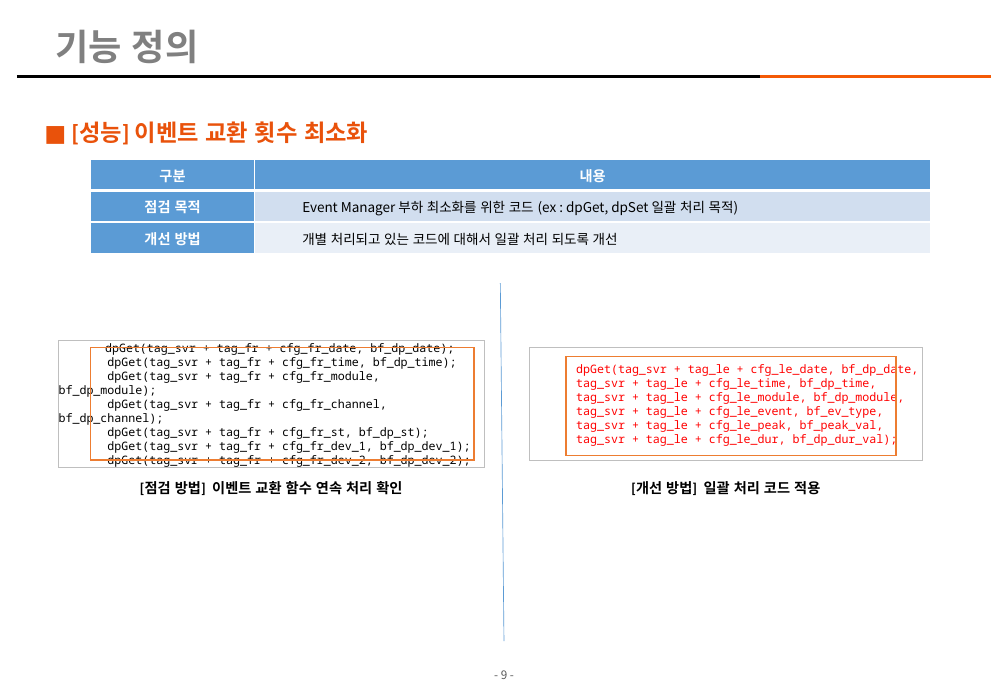
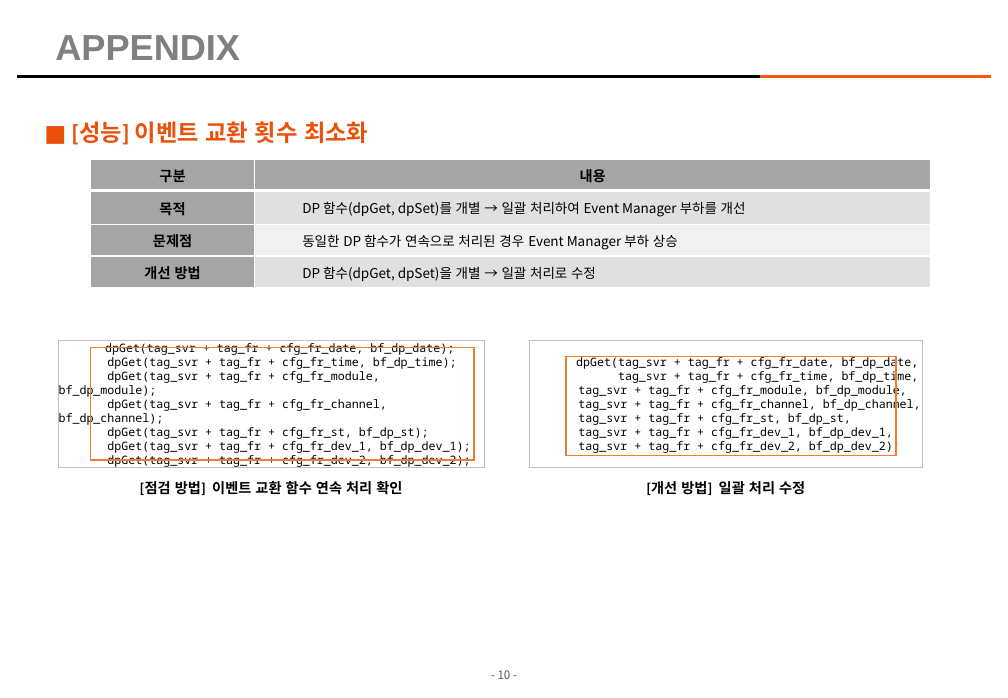
Before and after one commit to kimhopepa/PythonPjt, a slide deck: slide 10 of CodeReviewTool/doc/CodeReview_점검_Tool_매뉴얼.pptx (slide 9 before the commit). Drawn at 1008x698 pixels with LibreOffice and Linux fonts; fonts in the diff are those of the drawing; background and template pictures are left out. Boxes give left, top, right and bottom in pixels: in the first picture for what was removed or moved away, otherwise in the second. Text is boxed around its words. In the diff, an @@ line names an element or a change of style, - is before the commit and + after.

```diff
--- a/CodeReviewTool/doc/CodeReview_점검_Tool_매뉴얼.pptx
+++ b/CodeReviewTool/doc/CodeReview_점검_Tool_매뉴얼.pptx
@@ title at <box>55,35,240,60</box>: text changed @@
-기능 정의
+APPENDIX
@@ table at <box>90,159,931,288</box> @@
-row 2: 점검 목적 | Event Manager 부하 최소화를 위한 코드 (ex : dpGet, dpSet 일괄 처리 목적)
-row 3: 개선 방법 | 개별 처리되고 있는 코드에 대해서 일괄 처리 되도록 개선
+row 2: 목적 | DP 함수(dpGet, dpSet)를 개별 → 일괄 처리하여 Event Manager 부하를 개선
+row 3: 문제점 | 동일한 DP 함수가 연속으로 처리된 경우 Event Manager 부하 상승
+row 4: 개선 방법 | DP 함수(dpGet, dpSet)을 개별 → 일괄 처리로 수정
@@ line removed from (501, 283) to (504, 641) @@
@@ rectangle "dpGet(tag_svr + tag_fr + cfg_fr_date, ...": place and size @@
-rectangle "dpGet(tag_svr + tag_fr + cfg_fr_date, ..." at <box>530,347,922,460</box>
+rectangle "dpGet(tag_svr + tag_fr + cfg_fr_date, ..." at <box>530,341,922,467</box>
@@ text in rectangle at <box>576,356,921,454</box>: text changed; text colour #FF0000 to #000000 @@
-  dpGet(tag_svr + tag_le + cfg_le_date, bf_dp_date,
-  tag_svr + tag_le + cfg_le_time, bf_dp_time,
-  tag_svr + tag_le + cfg_le_module, bf_dp_module,
-  tag_svr + tag_le + cfg_le_event, bf_ev_type,
-  tag_svr + tag_le + cfg_le_peak, bf_peak_val,
-  tag_svr + tag_le + cfg_le_dur, bf_dp_dur_val);
+  dpGet(tag_svr + tag_fr + cfg_fr_date, bf_dp_date, tag_svr + tag_fr + cfg_fr_time, bf_dp_time,
+tag_svr + tag_fr + cfg_fr_module, bf_dp_module,
+tag_svr + tag_fr + cfg_fr_channel, bf_dp_channel,
+tag_svr + tag_fr + cfg_fr_st, bf_dp_st,
+tag_svr + tag_fr + cfg_fr_dev_1, bf_dp_dev_1,
+tag_svr + tag_fr + cfg_fr_dev_2, bf_dp_dev_2);
@@ text at <box>647,481,805,495</box>: text changed @@
-[개선 방법] 일괄 처리 코드 적용
+[개선 방법] 일괄 처리 수정
@@ page number at <box>498,670,511,679</box>: text changed @@
-- 9 -
+- 10 -
```
Also in this commit, not shown: 12 other slides changed, 1 slide added, 1 other file.
